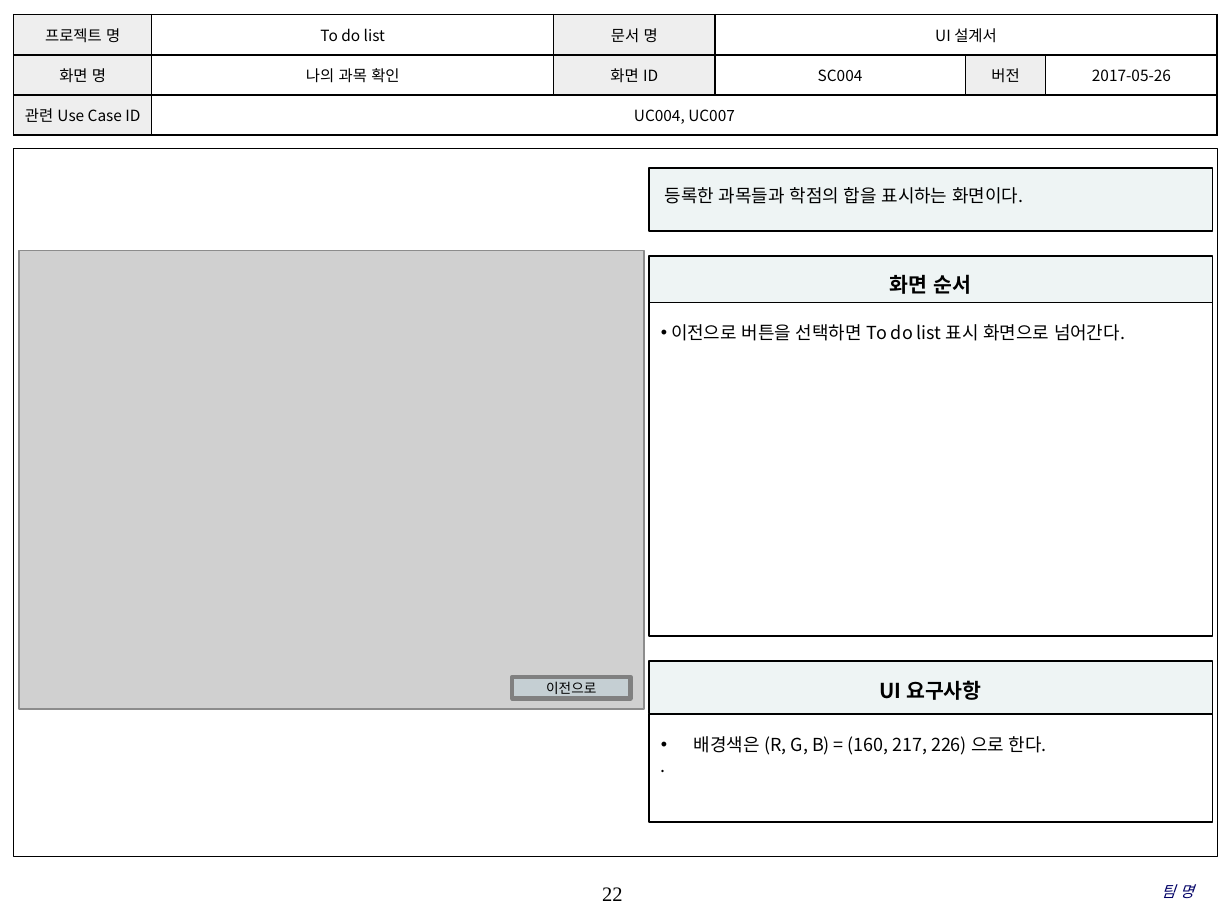
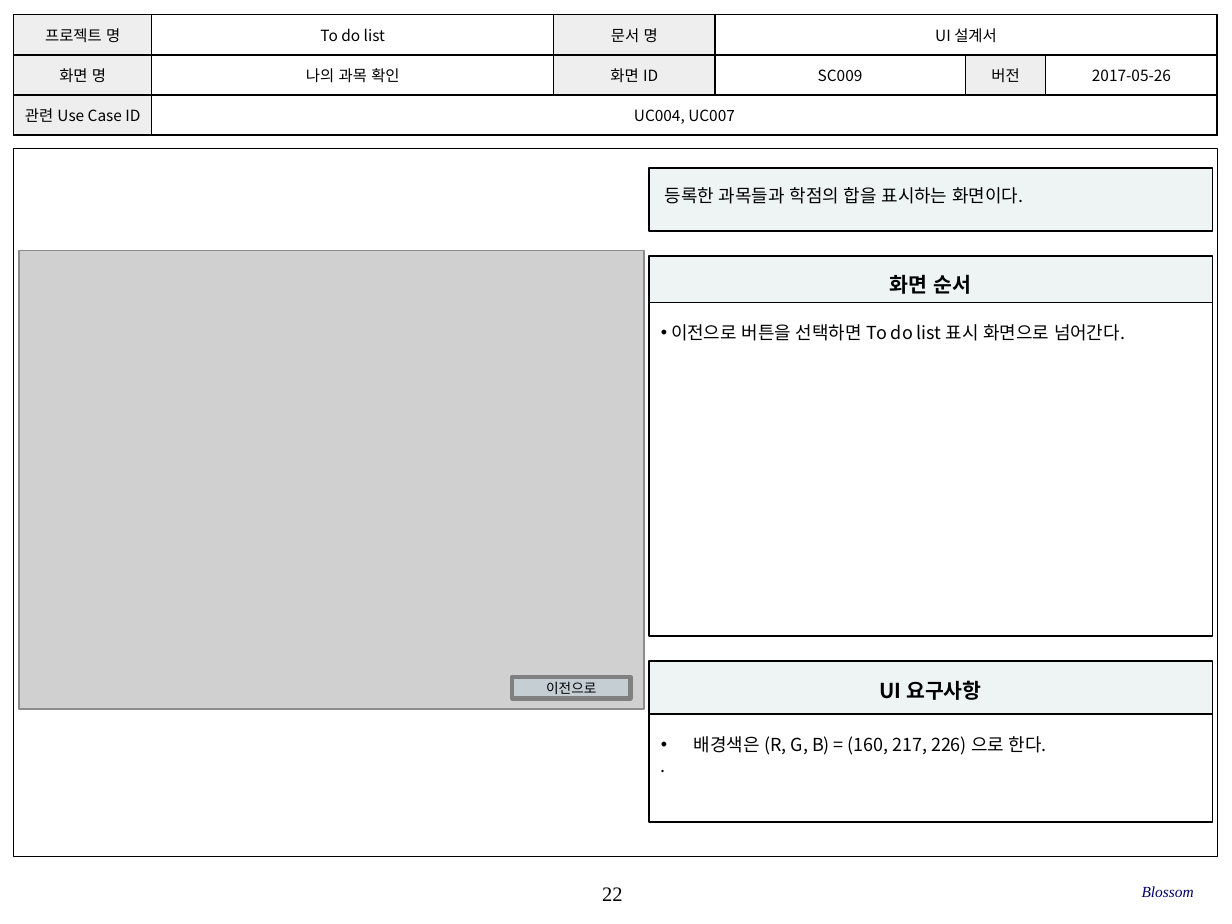
Before and after one commit to SE-admin/SE2017_6_blossom, a slide deck: slide 22 of doc/3_ 설계서/UI Design_6_blossom.pptx. Drawn at 1232x924 pixels with LibreOffice and Linux fonts; fonts in the diff are those of the drawing; grey boxes stand for pictures; background and template pictures are left out. Boxes give left, top, right and bottom in pixels: in the first picture for what was removed or moved away, otherwise in the second. Text is boxed around its words. In the diff, an @@ line names an element or a change of style, - is before the commit and + after.

```diff
--- a/doc/3_ 설계서/UI Design_6_blossom.pptx
+++ b/doc/3_ 설계서/UI Design_6_blossom.pptx
@@ table at bbox=[14, 15, 1216, 136] @@
-row 2, column 4: SC004
+row 2, column 4: SC009
@@ text at bbox=[1142, 886, 1194, 897]: text changed @@
-팀 명
+Blossom
```
Also in this commit, not shown: 21 other slides changed.
